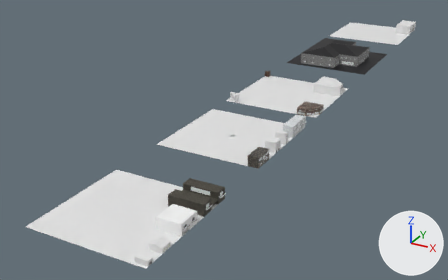
The Blender file 2do sprint/Archivos .blend/edificios.blend, before and after one commit.
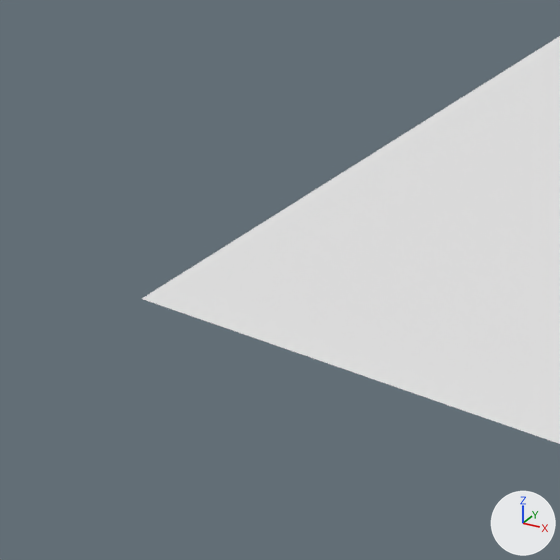
The first picture shows the older version from a 50 mm lens placed at (244.0, -460.0, 224.0), pointed at (-55.0, 82.0, -47.0). The close-ups show both versions on the part from 0% to 22% of the width and 62% to 98% of the height of that picture; other places that the commit changed are outside them. The lights are fixed; the arrows at lower right show +X, +Y and +Z.
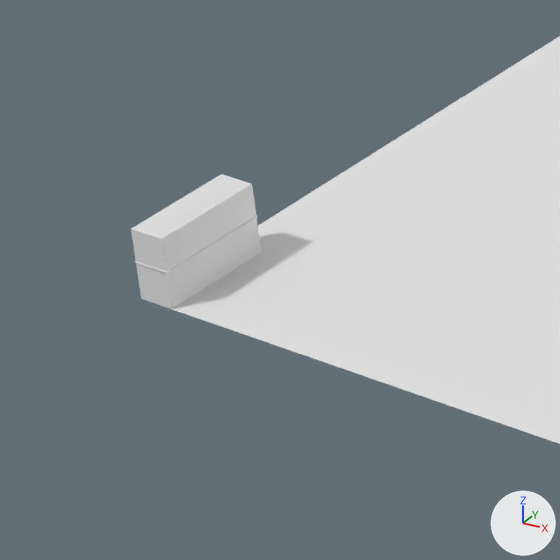
Where the newer file only moved an object's origin or applied its transform, the numbers keep the older frame.

Location of each change, [x1, y1, x2, y2] in pixels of the close-ups (560 x 560 px):
'building_031', added
    after: [131, 174, 258, 274]
'building_031.001', added
    after: [136, 218, 261, 309]

What the commit changed:
Material '15m' (mat_15m) is new.
Its base color is (0.8, 0.8, 0.8) (white #e7e7e7).
Mesh me_building_031_mesh_001 is new.
It has 66 vertices, 47 faces and spans x -2.5..2.5, y -7.5..7.5, z 0.0..5.0.
Faces by material slot: [23, 24].
It uses material mat_15m (its picture is missing).
It uses material mat_paleta (picture img_paleta_general_jpg_001).
Mesh me_building_031_mesh is new.
It has 154 vertices, 104 faces and spans x -3.9..2.6, y -7.6..7.6, z 5.0..9.7.
Faces by material slot: [83, 21].
It uses material mat_15m (its picture is missing).
It uses material mat_paleta (picture img_paleta_general_jpg_001).
Object 'building_031.001' (ob_building_031_001) is new; it shows me_building_031_mesh_001.
Its location is (-47.5, -199.3, 0.0).
Object 'building_031' (ob_building_031) is new; it shows me_building_031_mesh.
Its location is (-47.5, -199.3, 0.0).
